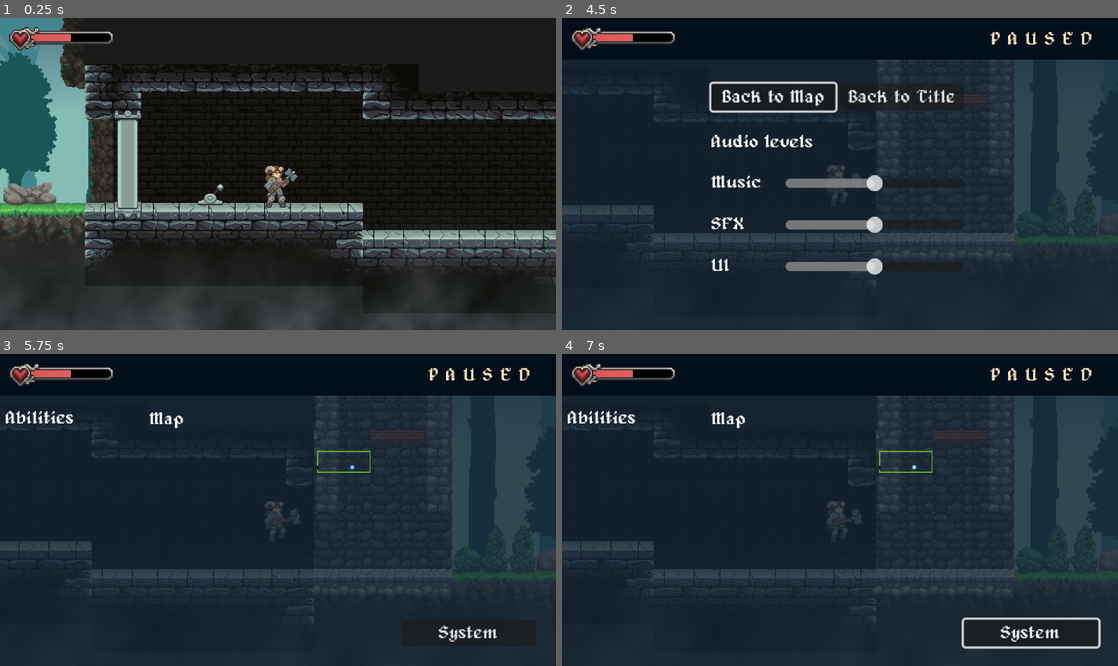
Above: before the commit, frames 1-4 (two rows, left to right).
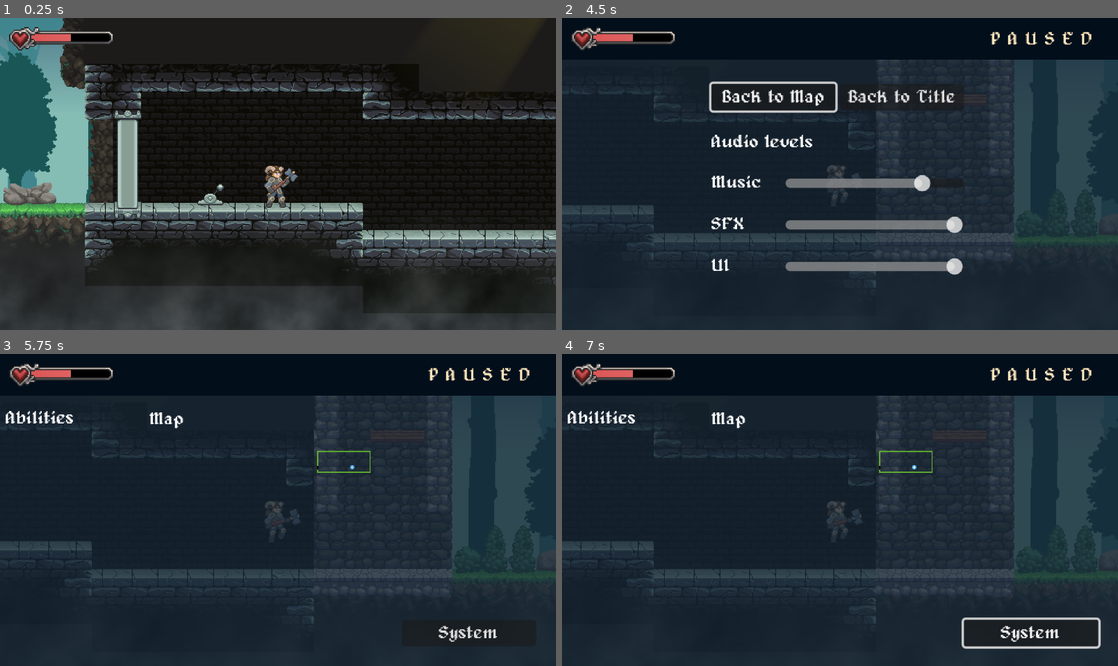
Above: after the commit, the same moments.

Repository: Wittyusername34/metroidvania-forge
Game: Godot game, scene res://levels/Spadeleaf forest/03_spadeleaf_forest.tscn
Same seed, same stepped clock (60 frames per second), same inputs: the game is played once before the commit and once after it. This scene is started directly instead of the project's main scene.
Inputs (mouse positions are in pixels of both pictures, inside the frame that each line leads up to):
- Up to frame 1 (0.25 s): no input
- Up to frame 2 (4.5 s): tap Enter at 0.5 s; move the mouse to (962, 158) at 0.52 s; hold S (action) 0.53-1.28 s; hold Right (right) 0.53-2.03 s; click (962, 158) at 0.67 s; tap Z (jump) at 0.77, 1.52, 3.02, 3.77 s; move the mouse to (728, 189) at 1.27 s; tap S (action) at 1.35, 3.05 s; move the mouse to (895, 105) at 2.02 s; hold Left (left) 2.03-2.78 s; hold S (action) 2.03-2.78 s; tap X (attack) at 2.1 s; move the mouse to (812, 236) at 2.77 s; hold Right (right) 2.78-4.25 s; tap C (dash) at 2.85 s; click (812, 236) at 2.92 s; move the mouse to (1006, 220) at 3.52 s; hold S (action) 3.53-4.25 s; tap Shift at 3.6 s; tap Escape (pause) at 4.15 s; click "System" at 4.25 s
- Up to frame 3 (5.75 s): click "Back to Map" at 5 s
- Up to frame 4 (7 s): tap Space at 5.75 s; move the mouse to (673, 463) at 5.77 s; hold Left (left) 5.78-6.53 s; tap S (action) at 5.85 s; tap Z (jump) at 6.02 s; tap Enter at 6.5 s; move the mouse to (867, 510) at 6.52 s; hold Right (right) from 6.53 s (still down); hold S (action) from 6.53 s (still down); click (867, 510) at 6.67 s

The runs differ from the first frame. In frame 2, 1.6% of the frame differs, in the area x 54-73%, y 50-83%; in frame 3, less than 0.1%; in frame 4, less than 0.1%.

Commit message:
Progress CH 03 EP 07
ogress made following episode 7, chapter 3 of the metroidvania forge tutorial.

Diff:
--- /dev/null
+++ b/00_global/audio/audio.gd
@@ -0,0 +1,152 @@
+#Audio Global Script
+extends Node
+
+enum REVERB_TYPE { NONE, SMALL, MEDIUM, LARGE }
+
+@export var ui_focus_audio : AudioStream
+@export var ui_select_audio : AudioStream
+@export var ui_cancel_audio : AudioStream
+@export var ui_success_audio : AudioStream
+@export var ui_error_audio : AudioStream
+
+var current_track : int = 0
+var music_tweens : Array[ Tween ]
+var ui_audio_player : AudioStreamPlaybackPolyphonic
+
+@onready var music_1: AudioStreamPlayer = %Music1
+@onready var music_2: AudioStreamPlayer = %Music2
+@onready var ui: AudioStreamPlayer = %UI
+
+
+
+func _ready() -> void:
+	ui.play()
+	ui_audio_player = ui.get_stream_playback()
+	pass
+
+
+
+func play_music( audio : AudioStream ) -> void:
+	var current_player : AudioStreamPlayer = get_music_player( current_track )
+	if current_player.stream == audio:
+		return
+
+	var next_track : int = wrapi( current_track + 1, 0, 2 )
+	var next_player : AudioStreamPlayer = get_music_player( next_track )
+
+
+	next_player.stream = audio
+	print( next_player.stream )
+	next_player.play()
+
+	for t in music_tweens:
+		t.kill()
+	music_tweens.clear()
+
+	fade_track_out( current_player )
+	fade_track_in( next_player )
+
+	current_track = next_track
+	pass
+
+
+
+func get_music_player( i : int ) -> AudioStreamPlayer:
+	if i == 0:
+		return music_1
+	else:
+		return music_2
+
+
+
+func fade_track_out( player : AudioStreamPlayer ) -> void:
+	var tween : Tween = create_tween()
+	music_tweens.append( tween )
+	tween.tween_property( player, "volume_linear", 0.0, 1.5)
+	tween.tween_callback( player.stop )
+	pass
+
+
+
+func fade_track_in( player : AudioStreamPlayer ) -> void:
+	var tween : Tween = create_tween()
+	music_tweens.append( tween )
+	tween.tween_property( player, "volume_linear", 1.0, 1.0)
+	pass
+
+
+
+func set_reverb( type : REVERB_TYPE ) -> void:
+	var reverb_fx : AudioEffectReverb = AudioServer.get_bus_effect( 1, 0 )
+	if not reverb_fx:
+		return
+	AudioServer.set_bus_effect_enabled( 1, 0, true )
+	match type:
+		REVERB_TYPE.NONE:
+			AudioServer.set_bus_effect_enabled( 1, 0, false )
+		REVERB_TYPE.SMALL:
+			reverb_fx.room_size = 0.2
+		REVERB_TYPE.MEDIUM:
+			reverb_fx.room_size = 0.5
+		REVERB_TYPE.LARGE:
+			reverb_fx.room_size = 0.8
+	pass
+
+
+
+func play_spacial_sound( audio : AudioStream, pos : Vector2 ) -> void:
+	var ap : AudioStreamPlayer2D = AudioStreamPlayer2D.new()
+	add_child( ap )
+	ap.bus = "SFX"
+	ap.global_position = pos
+	ap.stream = audio
+	ap.finished.connect( ap.queue_free )
+	ap.play()
+	pass
+
+
+
+func play_ui_audio( audio : AudioStream ) -> void:
+	if ui_audio_player:
+		ui_audio_player.play_stream( audio )
+	pass
+
+
+
+func setup_button_audio( node : Node ) -> void:
+	for c in node.find_children( "*", "Button" ):
+		c.pressed.connect( ui_select )
+		c.focus_entered.connect( ui_focus_change )
+	pass
+
+#region /// UI functions
+
+func ui_focus_change() -> void:
+	play_ui_audio( ui_focus_audio )
+	pass
+
+
+
+func ui_select() -> void:
+	play_ui_audio( ui_select_audio )
+	pass
+
+
+
+func ui_cancel() -> void:
+	play_ui_audio( ui_cancel_audio )
+	pass
+
+
+
+func ui_success() -> void:
+	play_ui_audio( ui_success_audio )
+	pass
+
+
+
+func ui_error() -> void:
+	play_ui_audio( ui_error_audio )
+	pass
+
+#endregion
--- /dev/null
+++ b/00_global/audio/audio.tscn
@@ -0,0 +1,31 @@
+[gd_scene load_steps=7 format=3 uid="uid://ddpypcveqh55p"]
+
+[ext_resource type="Script" uid="uid://c4abxc47asce6" path="res://00_global/audio/audio.gd" id="1_qqy3t"]
+[ext_resource type="AudioStream" uid="uid://cqm1xa2k1d1qt" path="res://00_global/audio/ui_audio/ui_bloop_audio.wav" id="2_4l0er"]
+[ext_resource type="AudioStream" uid="uid://ctnkeitoytknf" path="res://00_global/audio/ui_audio/ui_select_audio.wav" id="3_dvici"]
+[ext_resource type="AudioStream" uid="uid://co3kyjlm22dxy" path="res://00_global/audio/ui_audio/ui_success_audio.wav" id="5_ts5ui"]
+[ext_resource type="AudioStream" uid="uid://b64oy8hm0251w" path="res://00_global/audio/ui_audio/ui_error_audio.wav" id="6_diqwh"]
+
+[sub_resource type="AudioStreamPolyphonic" id="AudioStreamPolyphonic_6i7w7"]
+polyphony = 16
+
+[node name="Audio" type="Node"]
+process_mode = 3
+script = ExtResource("1_qqy3t")
+ui_focus_audio = ExtResource("2_4l0er")
+ui_select_audio = ExtResource("3_dvici")
+ui_success_audio = ExtResource("5_ts5ui")
+ui_error_audio = ExtResource("6_diqwh")
+
+[node name="Music1" type="AudioStreamPlayer" parent="."]
+unique_name_in_owner = true
+bus = &"Music"
+
+[node name="Music2" type="AudioStreamPlayer" parent="."]
+unique_name_in_owner = true
+bus = &"Music"
+
+[node name="UI" type="AudioStreamPlayer" parent="."]
+unique_name_in_owner = true
+stream = SubResource("AudioStreamPolyphonic_6i7w7")
+bus = &"UI"
--- a/00_global/save_manager.gd
+++ b/00_global/save_manager.gd
@@ -1,6 +1,7 @@
 #Save Manager Script
 extends Node
 
+const CONFIG_FILE_PATH = "user://settings.cfg"
 const SLOTS : Array[ String ] = [
 	"save_01","save_02","save_03"
 ]
@@ -13,6 +14,7 @@
 
 
 func _ready() -> void:
+	load_configuration()
 	SceneManager.scene_entered.connect( on_scene_entered )
 	pass
 
@@ -147,3 +149,34 @@
 	else:
 		discovered_areas.append( scene_uid )
 	pass
+
+
+#region /// Configuration Settings
+
+func save_configutation() -> void:
+	var config := ConfigFile.new()
+	config.set_value( "audio", "music", AudioServer.get_bus_volume_linear( 2 ) )
+	config.set_value( "audio", "sfx", AudioServer.get_bus_volume_linear( 3 ) )
+	config.set_value( "audio", "ui", AudioServer.get_bus_volume_linear( 4 ) )
+	config.save( CONFIG_FILE_PATH )
+	pass
+
+
+
+func load_configuration() -> void:
+	var config := ConfigFile.new()
+	var err = config.load( CONFIG_FILE_PATH )
+
+	if err != OK:
+		AudioServer.set_bus_volume_linear( 2, 0.8 )
+		AudioServer.set_bus_volume_linear( 3, 1.0 )
+		AudioServer.set_bus_volume_linear( 4, 1.0 )
+		save_configutation()
+		return
+
+	AudioServer.set_bus_volume_linear( 2, config.get_value( "audio", "music", 0.8 ) )
+	AudioServer.set_bus_volume_linear( 3, config.get_value( "audio", "sfx", 1.0 ) )
+	AudioServer.set_bus_volume_linear( 4, config.get_value( "audio", "ui", 1.0 ) )
+	pass
+
+#endregion
--- /dev/null
+++ b/default_bus_layout.tres
@@ -0,0 +1,32 @@
+[gd_resource type="AudioBusLayout" load_steps=2 format=3 uid="uid://dgobg3k86qsst"]
+
+[sub_resource type="AudioEffectReverb" id="AudioEffectReverb_j3pel"]
+resource_name = "Reverb"
+
+[resource]
+bus/1/name = &"EffectPass"
+bus/1/solo = false
+bus/1/mute = false
+bus/1/bypass_fx = false
+bus/1/volume_db = 0.0
+bus/1/send = &"Master"
+bus/1/effect/0/effect = SubResource("AudioEffectReverb_j3pel")
+bus/1/effect/0/enabled = false
+bus/2/name = &"Music"
+bus/2/solo = false
+bus/2/mute = false
+bus/2/bypass_fx = false
+bus/2/volume_db = 0.0
+bus/2/send = &"EffectPass"
+bus/3/name = &"SFX"
+bus/3/solo = false
+bus/3/mute = false
+bus/3/bypass_fx = false
+bus/3/volume_db = 0.0
+bus/3/send = &"EffectPass"
+bus/4/name = &"UI"
+bus/4/solo = false
+bus/4/mute = false
+bus/4/bypass_fx = false
+bus/4/volume_db = 0.0
+bus/4/send = &"Master"
--- a/general/door_and_switch/door.gd
+++ b/general/door_and_switch/door.gd
@@ -21,7 +21,7 @@
 
 
 func _on_switch_activated() -> void:
-	# Audio Playback
+	Audio.play_spacial_sound( DOOR_CRASH_AUDIO, global_position )
 	animation_player.play( "open" )
 	pass
 
--- a/general/door_and_switch/switch.gd
+++ b/general/door_and_switch/switch.gd
@@ -39,7 +39,7 @@
 
 
 func _on_player_interacted( _player : Player ) -> void:
-	#audio playback
+	Audio.play_spacial_sound( DOOR_SWITCH_AUDIO, global_position )
 	SaveManager.persistent_data[ unique_name() ] = "open"
 	activated.emit()
 	set_open()
--- a/general/save_point/save_point.gd
+++ b/general/save_point/save_point.gd
@@ -32,5 +32,5 @@
 	SaveManager.save_game()
 	animation_player.play("game_saved")
 	animation_player.seek( 0 )
-	#audio
+	Audio.ui_success()
 	pass
--- a/levels/Spadeleaf forest/01_spadeleaf_forest.tscn
+++ b/levels/Spadeleaf forest/01_spadeleaf_forest.tscn
@@ -7,6 +7,8 @@
 [ext_resource type="Texture2D" uid="uid://clnfwb1s4xlt4" path="res://levels/tilesets/sprites/light_stream.jpg" id="6_uw6mk"]
 [ext_resource type="PackedScene" uid="uid://dfpqgpob1utax" path="res://general/player spawn/player_spawn.tscn" id="7_d8iyc"]
 [ext_resource type="Material" uid="uid://b5lgax312l2ic" path="res://materials and shaders/fog_fade_material.tres" id="7_ofeqj"]
+[ext_resource type="Script" uid="uid://11wam0e7xdau" path="res://music/music_auto_trigger.gd" id="8_spuie"]
+[ext_resource type="AudioStream" uid="uid://doarsgnjjr2xr" path="res://music/forest_01.ogg" id="9_oo3w0"]
 
 [sub_resource type="Gradient" id="Gradient_tpihc"]
 colors = PackedColorArray(0.8156863, 0.9843137, 0.91764706, 1, 0.2704, 0.44511995, 0.52, 0)
@@ -288,3 +290,8 @@
 
 [node name="PlayerSpawn" parent="." instance=ExtResource("7_d8iyc")]
 position = Vector2(64, 352)
+
+[node name="MusicAutoTrigger" type="Node" parent="."]
+script = ExtResource("8_spuie")
+track = ExtResource("9_oo3w0")
+metadata/_custom_type_script = "uid://11wam0e7xdau"
--- a/levels/Spadeleaf forest/02_spadeleaf_forest.tscn
+++ b/levels/Spadeleaf forest/02_spadeleaf_forest.tscn
@@ -6,7 +6,9 @@
 [ext_resource type="Texture2D" uid="uid://clnfwb1s4xlt4" path="res://levels/tilesets/sprites/light_stream.jpg" id="6_8aq1i"]
 [ext_resource type="PackedScene" uid="uid://dfpqgpob1utax" path="res://general/player spawn/player_spawn.tscn" id="7_h0q2j"]
 [ext_resource type="Material" uid="uid://b5lgax312l2ic" path="res://materials and shaders/fog_fade_material.tres" id="7_q1mys"]
+[ext_resource type="Script" uid="uid://11wam0e7xdau" path="res://music/music_auto_trigger.gd" id="8_a6qcx"]
 [ext_resource type="PackedScene" uid="uid://b5h7m6ap8g7s2" path="res://general/save_point/save_point.tscn" id="8_h0q2j"]
+[ext_resource type="AudioStream" uid="uid://doarsgnjjr2xr" path="res://music/forest_01.ogg" id="9_n2we1"]
 
 [sub_resource type="CanvasItemMaterial" id="CanvasItemMaterial_q1mys"]
 blend_mode = 1
@@ -161,3 +163,8 @@
 material = ExtResource("7_q1mys")
 position = Vector2(640, 528)
 texture = SubResource("NoiseTexture2D_h0q2j")
+
+[node name="MusicAutoTrigger" type="Node" parent="."]
+script = ExtResource("8_a6qcx")
+track = ExtResource("9_n2we1")
+metadata/_custom_type_script = "uid://11wam0e7xdau"
--- a/levels/Spadeleaf forest/03_spadeleaf_forest.tscn
+++ b/levels/Spadeleaf forest/03_spadeleaf_forest.tscn
@@ -7,6 +7,9 @@
 [ext_resource type="Material" uid="uid://b5lgax312l2ic" path="res://materials and shaders/fog_fade_material.tres" id="5_eci75"]
 [ext_resource type="PackedScene" uid="uid://bgxd8vlj0xdfp" path="res://general/door_and_switch/door.tscn" id="6_w4ouh"]
 [ext_resource type="PackedScene" uid="uid://rd6jq2thih50" path="res://general/door_and_switch/switch.tscn" id="7_v7lr7"]
+[ext_resource type="Texture2D" uid="uid://clnfwb1s4xlt4" path="res://levels/tilesets/sprites/light_stream.jpg" id="8_yllec"]
+[ext_resource type="Script" uid="uid://11wam0e7xdau" path="res://music/music_auto_trigger.gd" id="9_vks4s"]
+[ext_resource type="AudioStream" uid="uid://ca6muk2dlkiu2" path="res://music/dungeon_01.ogg" id="10_pkwts"]
 
 [sub_resource type="Gradient" id="Gradient_ofeqj"]
 colors = PackedColorArray(0.52246845, 0.86296767, 0.9999998, 0, 1, 1, 1, 0.5764706)
@@ -20,6 +23,9 @@
 seamless = true
 normalize = false
 seamless_blend_skirt = 0.5
+
+[sub_resource type="CanvasItemMaterial" id="CanvasItemMaterial_4ikkt"]
+blend_mode = 1
 
 [node name="03_Spadeleaf_Forest" type="Node2D"]
 
@@ -60,7 +66,7 @@
 tile_set = ExtResource("1_4t1jj")
 
 [node name="Background Platforms" type="TileMapLayer" parent="."]
-tile_map_data = PackedByteArray("AAAMAAsAAQATAA0AAAAMAAwAAQA …(576 unchanged characters)… WAA8AAAAQABEAAQAWAA8AAAAQABIAAQAWAA8AAAA=")
+tile_map_data = PackedByteArray("AAAMAAsAAQATAA0AAAAMAAwAAQA …(576 unchanged characters)… WAA8AAAAQABEAAQAWAA8AAAAQABIAAQAWAA8AAAASAAkAAQAQAAYAAAATAAkAAQARAAYAAAAUAAkAAQATAAYAAAA=")
 tile_set = ExtResource("1_4t1jj")
 
 [node name="Midground Platforms" type="TileMapLayer" parent="."]
@@ -115,3 +121,43 @@
 
 [node name="Switch" parent="Door" instance=ExtResource("7_v7lr7")]
 position = Vector2(95, 5)
+
+[node name="Lights 2" type="Parallax2D" parent="."]
+scroll_scale = Vector2(1.3, 1)
+scroll_offset = Vector2(-75, -31)
+
+[node name="Sprite2D2" type="Sprite2D" parent="Lights 2"]
+modulate = Color(1, 0.8666667, 0.10980392, 0.32941177)
+z_index = 2
+material = SubResource("CanvasItemMaterial_4ikkt")
+position = Vector2(448, -25.00001)
+rotation = 0.59774673
+scale = Vector2(1, 1.1757813)
+texture = ExtResource("8_yllec")
+offset = Vector2(0, 256)
+
+[node name="Sprite2D3" type="Sprite2D" parent="Lights 2"]
+modulate = Color(1, 0.8666667, 0.10980392, 0.32941177)
+z_index = 2
+material = SubResource("CanvasItemMaterial_4ikkt")
+position = Vector2(1680.1008, -3.7466602)
+rotation = 0.59774673
+scale = Vector2(0.47342968, 1.1757813)
+texture = ExtResource("8_yllec")
+offset = Vector2(0, 256)
+
+[node name="Sprite2D4" type="Sprite2D" parent="Lights 2"]
+modulate = Color(1, 0.8666667, 0.10980392, 0.32941177)
+z_index = 2
+material = SubResource("CanvasItemMaterial_4ikkt")
+position = Vector2(890.00006, -9.000015)
+rotation = 0.59774673
+scale = Vector2(0.56841564, 1.1757813)
+texture = ExtResource("8_yllec")
+offset = Vector2(0, 256)
+
+[node name="MusicAutoTrigger" type="Node" parent="."]
+script = ExtResource("9_vks4s")
+track = ExtResource("10_pkwts")
+reverb = 1
+metadata/_custom_type_script = "uid://11wam0e7xdau"
--- /dev/null
+++ b/music/music_auto_trigger.gd
@@ -0,0 +1,12 @@
+@icon( "res://general/icons/music_trigger.svg" )
+class_name MusicAutoTrigger extends Node
+
+
+@export var track : AudioStream
+@export var reverb : Audio.REVERB_TYPE = Audio.REVERB_TYPE.NONE
+
+
+func _ready() -> void:
+	Audio.play_music( track )
+	Audio.set_reverb( reverb )
+	pass
--- a/pause menu/pause_menu.tscn
+++ b/pause menu/pause_menu.tscn
@@ -18,6 +18,21 @@
 fill_from = Vector2(0.5, 0.5)
 fill_to = Vector2(0.5, 0)
 metadata/_snap_enabled = true
+
+[sub_resource type="Animation" id="Animation_koc24"]
+length = 0.001
+tracks/0/type = "value"
+tracks/0/imported = false
+tracks/0/enabled = true
+tracks/0/path = NodePath("TextureRect:modulate")
+tracks/0/interp = 1
+tracks/0/loop_wrap = true
+tracks/0/keys = {
+"times": PackedFloat32Array(0),
+"transitions": PackedFloat32Array(1),
+"update": 0,
+"values": [Color(1, 1, 1, 1)]
+}
 
 [sub_resource type="Animation" id="Animation_lpd0m"]
 resource_name = "default"
@@ -37,21 +52,6 @@
 "values": [Color(1, 1, 1, 1), Color(0.5301336, 0.7914007, 0.9822071, 0.64000005)]
 }
 
-[sub_resource type="Animation" id="Animation_koc24"]
-length = 0.001
-tracks/0/type = "value"
-tracks/0/imported = false
-tracks/0/enabled = true
-tracks/0/path = NodePath("TextureRect:modulate")
-tracks/0/interp = 1
-tracks/0/loop_wrap = true
-tracks/0/keys = {
-"times": PackedFloat32Array(0),
-"transitions": PackedFloat32Array(1),
-"update": 0,
-"values": [Color(1, 1, 1, 1)]
-}
-
 [sub_resource type="AnimationLibrary" id="AnimationLibrary_3fk00"]
 _data = {
 &"RESET": SubResource("Animation_koc24"),
@@ -107,6 +107,7 @@
 
 [node name="PauseScreen" type="Control" parent="Control"]
 unique_name_in_owner = true
+visible = false
 layout_mode = 1
 anchors_preset = 15
 anchor_right = 1.0
@@ -203,7 +204,6 @@
 
 [node name="System" type="Control" parent="Control"]
 unique_name_in_owner = true
-visible = false
 layout_mode = 1
 anchors_preset = 15
 anchor_right = 1.0
--- a/pause menu/scripts/pause_menu.gd
+++ b/pause menu/scripts/pause_menu.gd
@@ -13,16 +13,17 @@
 @onready var ui_slider: HSlider = %UISlider
 #endregion
 
-var player : Player
-
+var player_position : Vector2
 
 
 func _ready() -> void:
-	#grab player
 	show_pause_screen()
 	system_menu_button.pressed.connect( show_system_menu )
-	#audio setup
+	Audio.setup_button_audio( self )
 	setup_system_menu()
+	var player : Node2D = get_tree().get_first_node_in_group( "Player" )
+	if player:
+		player_position = player.global_position
 	pass
 
 
@@ -55,7 +56,14 @@
 
 
 func setup_system_menu() -> void:
-	# set up sliders
+	music_slider.value = AudioServer.get_bus_volume_linear( 2 )
+	sfx_slider.value = AudioServer.get_bus_volume_linear( 3 )
+	ui_slider.value = AudioServer.get_bus_volume_linear( 4 )
+
+	music_slider.value_changed.connect( _on_music_slider_changed )
+	sfx_slider.value_changed.connect( _on_sfx_slider_changed )
+	ui_slider.value_changed.connect( _on_ui_slider_changed )
+
 	back_to_title_button.pressed.connect( _on_back_to_title_pressed )
 	back_to_map_button.pressed.connect( show_pause_screen )
 	pass
@@ -68,3 +76,26 @@
 	Messages.back_to_title_screen.emit()
 	queue_free()
 	pass
+
+
+
+func _on_music_slider_changed( v : float ) -> void:
+	AudioServer.set_bus_volume_linear( 2, v )
+	SaveManager.save_configutation()
+	pass
+
+
+
+func _on_sfx_slider_changed( v : float ) -> void:
+	AudioServer.set_bus_volume_linear( 3, v )
+	Audio.play_spacial_sound( Audio.ui_focus_audio, player_position )
+	SaveManager.save_configutation()
+	pass
+
+
+
+func _on_ui_slider_changed( v : float ) -> void:
+	AudioServer.set_bus_volume_linear( 4, v )
+	Audio.ui_focus_change()
+	SaveManager.save_configutation()
+	pass
--- a/project.godot
+++ b/project.godot
@@ -21,6 +21,7 @@
 SaveManager="*res://00_global/save_manager.gd"
 Messages="*res://00_global/messages.gd"
 PlayerHud="*res://00_global/player_hud/player_hud.tscn"
+Audio="*res://00_global/audio/audio.tscn"
 
 [display]
 
--- a/title screen/title_screen.gd
+++ b/title screen/title_screen.gd
@@ -33,7 +33,8 @@
 	load_slot_02.pressed.connect( _on_load_game_pressed.bind( 1 ) )
 	load_slot_03.pressed.connect( _on_load_game_pressed.bind( 2 ) )
 
-	#button audio
+	Audio.setup_button_audio( self )
+
 	show_main_menu()
 	animation_player.animation_finished.connect( _on_animation_finished )
 	pass
--- a/title screen/title_screen.tscn
+++ b/title screen/title_screen.tscn
@@ -1,9 +1,11 @@
-[gd_scene load_steps=9 format=4 uid="uid://ctard4jq1x0tc"]
+[gd_scene load_steps=11 format=4 uid="uid://ctard4jq1x0tc"]
 
 [ext_resource type="Script" uid="uid://ce47rlhyr4r2s" path="res://title screen/title_screen.gd" id="1_nw4ox"]
 [ext_resource type="TileSet" uid="uid://lpqhfgvjb1ri" path="res://levels/tilesets/crashtest_forest.tres" id="1_v7nos"]
 [ext_resource type="PackedScene" uid="uid://b6uhs3sg506us" path="res://levels/props/Torch.tscn" id="2_vjf8m"]
 [ext_resource type="Texture2D" uid="uid://h5yfno8b5q5l" path="res://title screen/metroidvania_logo.png" id="3_ofbox"]
+[ext_resource type="Script" uid="uid://11wam0e7xdau" path="res://music/music_auto_trigger.gd" id="5_mmb60"]
+[ext_resource type="AudioStream" uid="uid://c6xm5v8c17hx0" path="res://music/title_01.ogg" id="6_8d1in"]
 
 [sub_resource type="Animation" id="Animation_8uujd"]
 length = 0.001
@@ -220,3 +222,8 @@
 unique_name_in_owner = true
 layout_mode = 2
 text = "Load Slot 3"
+
+[node name="MusicAutoTrigger" type="Node" parent="."]
+script = ExtResource("5_mmb60")
+track = ExtResource("6_8d1in")
+metadata/_custom_type_script = "uid://11wam0e7xdau"
Not shown, added: 00_global/audio/audio.gd.uid
Not shown, added: 00_global/audio/ui_audio/ui_bloop_audio.wav.import
Not shown, added: 00_global/audio/ui_audio/ui_error_audio.wav.import
Not shown, added: 00_global/audio/ui_audio/ui_select_audio.wav.import
Not shown, added: 00_global/audio/ui_audio/ui_success_audio.wav.import
Not shown, added: 00_global/audio/ui_audio/ui_woosh.wav.import
Not shown: 1 places in levels/Spadeleaf forest/01_spadeleaf_forest.tscn that only renumber resources
Not shown: 1 places in levels/Spadeleaf forest/02_spadeleaf_forest.tscn that only renumber resources
Not shown: 1 places in levels/Spadeleaf forest/03_spadeleaf_forest.tscn that only renumber resources
Not shown, added: music/dungeon_01.ogg.import
Not shown, added: music/forest_01.ogg.import
Not shown, added: music/music_auto_trigger.gd.uid
(and 9 more such lines)
